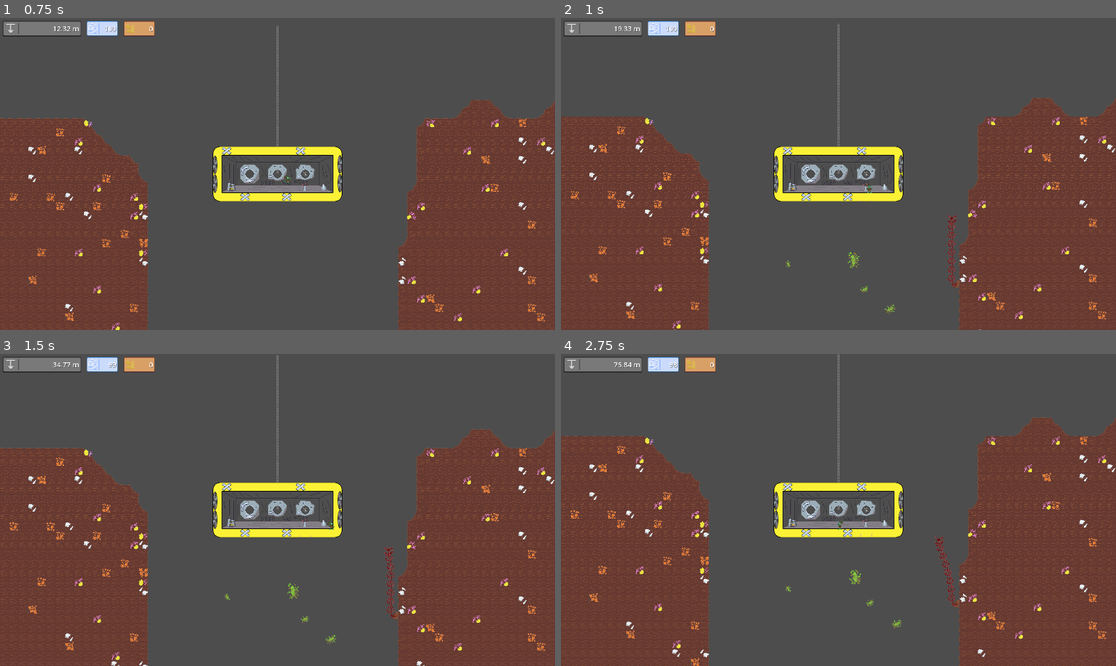
Above: before the commit, frames 1-4 (two rows, left to right).
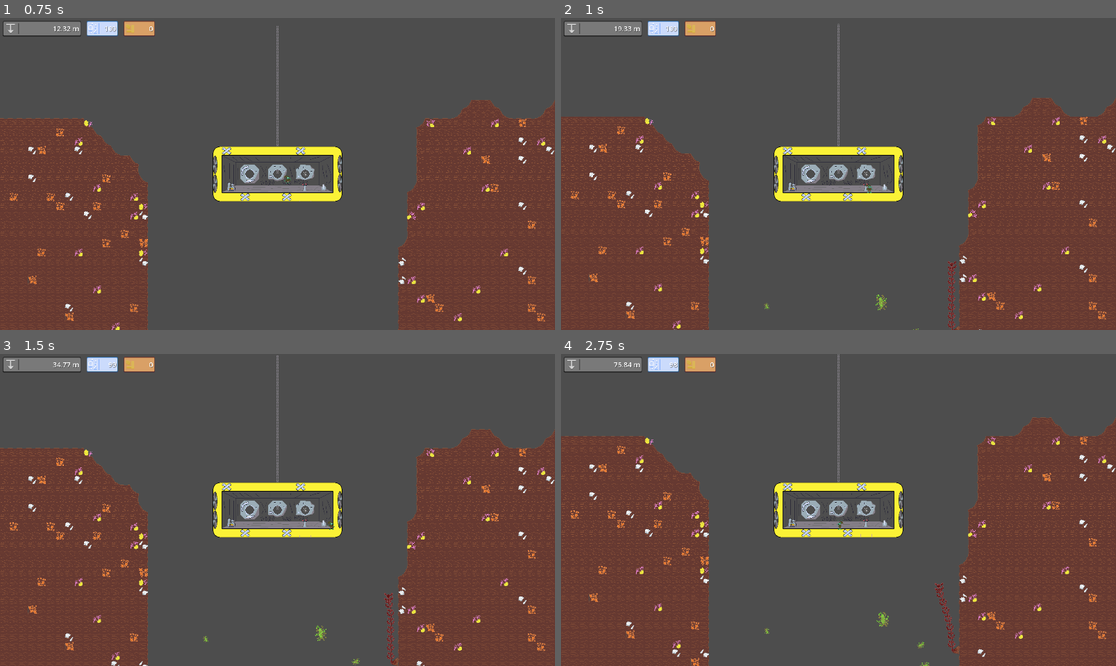
Above: after the commit, the same moments.

Repository: DSurguy/spring-2024-2d-jam
Game: Godot game, scene res://scenes/GameScene/GameScene.tscn
Same seed, same stepped clock (60 frames per second), same inputs: the game is played once before the commit and once after it. This scene is started directly instead of the project's main scene. Sound files missing from this copy of the repository are replaced by a short silence.
Inputs (mouse positions are in pixels of both pictures, inside the frame that each line leads up to):
- Up to frame 1 (0.75 s): tap Enter (ui_accept) at 0.5 s; move the mouse to (399, 158) at 0.52 s; hold D (move_right) from 0.53 s (still down); tap Down (aim_down) at 0.6 s
- Up to frame 2 (1 s): keep holding D (move_right); tap Enter (ui_accept) at 0.77 s
- Up to frame 3 (1.5 s): keep holding D (move_right); move the mouse to (166, 525) at 1.27 s; tap Left (aim_left) at 1.35 s
- Up to frame 4 (2.75 s): tap Enter (ui_accept) at 1.52 s; move the mouse to (894, 441) at 2.02 s; release D (move_right) at 2.03 s; hold A (move_left) from 2.03 s (still down); tap Right (aim_right) at 2.1 s

Frame 1 is identical in both runs. In frame 2, 0.5% of the frame differs, in the area x 36-72%, y 63-100%; in frame 3, 0.5%; in frame 4, 0.6%, in the area x 36-72%, y 58-100%.

Commit message:
Increase spawn depth more

Diff:
--- a/scenes/GameScene/Plants/PlantDirector.gd
+++ b/scenes/GameScene/Plants/PlantDirector.gd
@@ -13,7 +13,7 @@
 @export var wall_plant_first_spawn_time_seconds = 1
 @export var wall_plant_spawn_time_seconds = 15
 @export var wall_plant_seconds_since_last_spawn: float = 0
-@export var spawn_y_offset_mult = 10
+@export var spawn_y_offset_mult = 15
 @export var spawn_y_offset_const = 100
 @export var clump_radius = 100
 var floating_plant_has_done_first_spawn: bool = false
